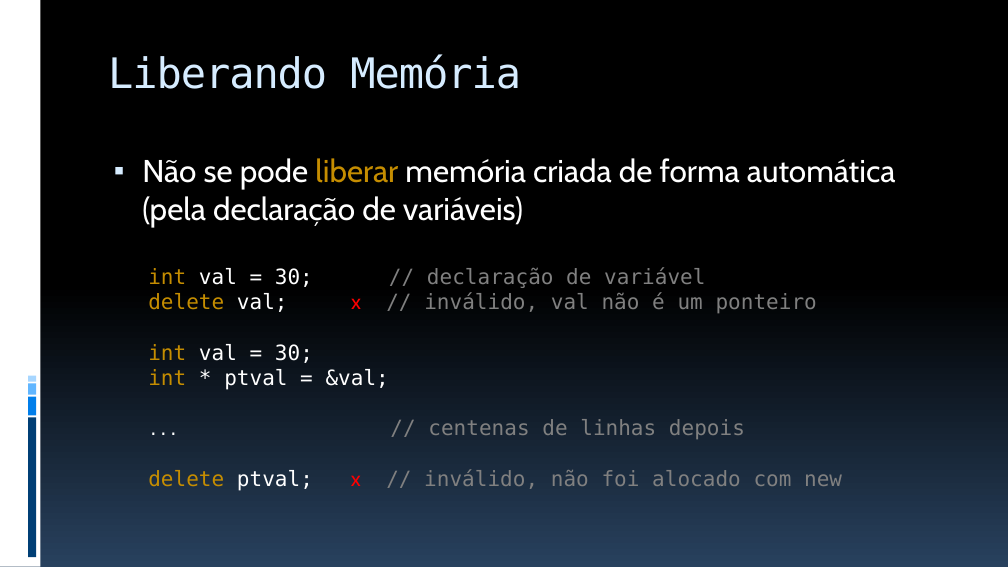
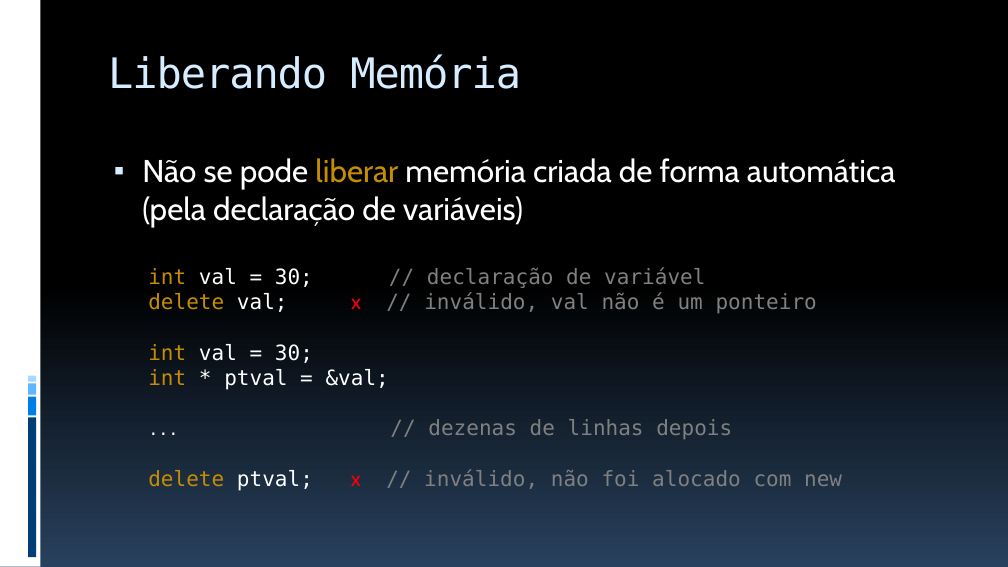
Before and after one commit to JudsonSS/ProgComp, a slide deck: slide 18 of Slides/15. Alocação Dinâmica de Memória.pptx (slide 17 before the commit). Drawn at 1008x567 pixels with LibreOffice and Linux fonts; fonts in the diff are those of the drawing. Boxes give left, top, right and bottom in pixels: in the first picture for what was removed or moved away, otherwise in the second. Text is boxed around its words. In the diff, an @@ line names an element or a change of style, - is before the commit and + after.

```diff
--- a/Slides/15. Alocação Dinâmica de Memória.pptx
+++ b/Slides/15. Alocação Dinâmica de Memória.pptx
@@ text at (x1=428, y1=419, x2=732, y2=439): text changed @@
-... // centenas de linhas depois
+... // dezenas de linhas depois
```
Also in this commit, not shown: 11 other slides changed, 1 slide added.
